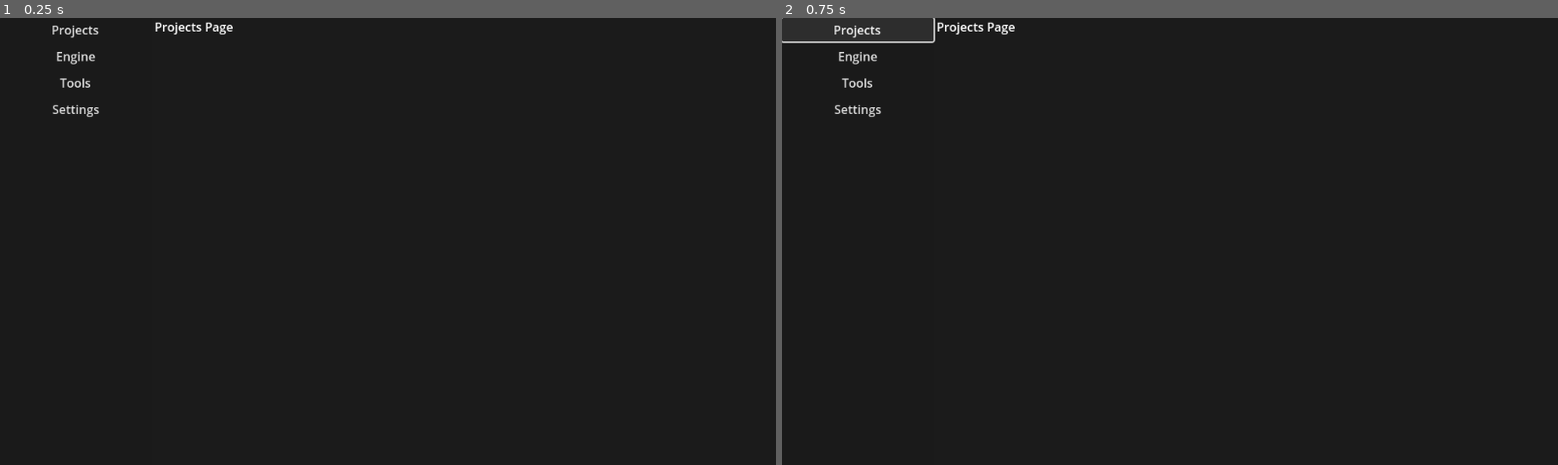
Above: before the commit, frames 1-2 (left to right).
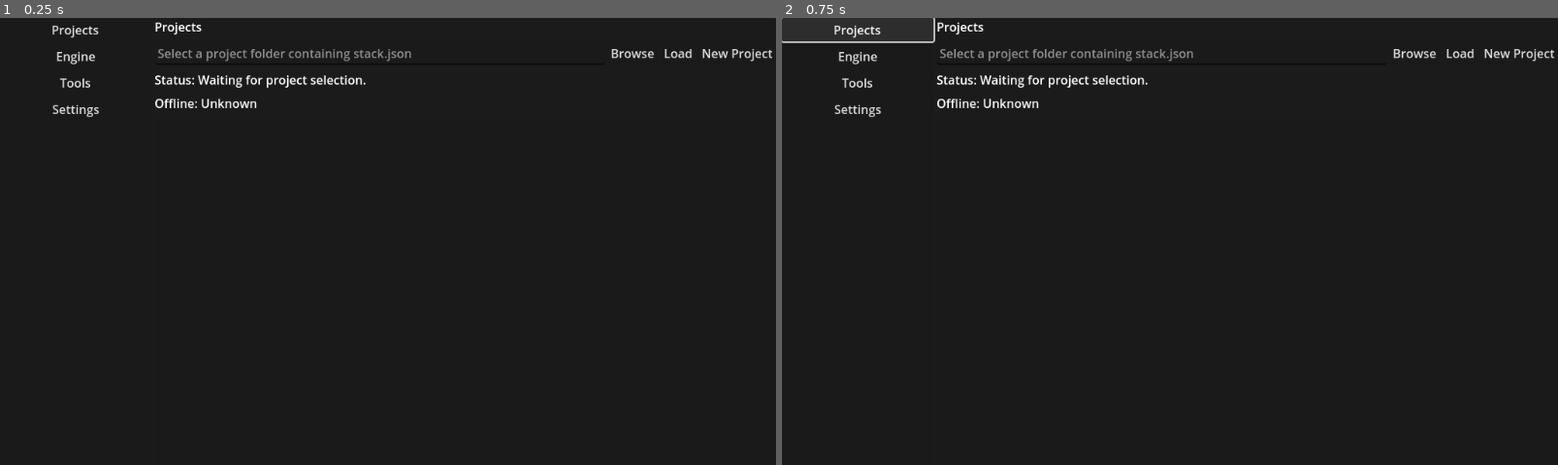
Above: after the commit, the same moments.

Repository: OpenGameStack-Org/ogs-launcher
Game: Godot game, scene res://main.tscn
Two runs of this game, one before a commit and one after it. Both use one fixed random seed, a clock stepped at 60 frames per second and the inputs below.
Inputs:
- Up to frame 1 (0.25 s): no input
- Up to frame 2 (0.75 s): click "Projects" at 0.5 s

The runs differ from the first frame. In frame 1, 1.1% of the frame differs, in the area x 19-100%, y 0-21%; in frame 2, 1.1%.

Commit message:
Added sample project.  Added ability to load sample project.

Diff:
--- a/main.gd
+++ b/main.gd
@@ -1,4 +1,5 @@
 extends Control
+
 
 # -- PRELOAD REFERENCES --
 # These allow us to talk to the nodes we created in the editor
@@ -12,12 +13,36 @@
 @onready var btn_tools = $AppLayout/Sidebar/VBoxContainer/BtnTools
 @onready var btn_settings = $AppLayout/Sidebar/VBoxContainer/BtnSettings
 
+@onready var project_path_line_edit = $AppLayout/Content/PageProjects/ProjectsControls/ProjectPathLineEdit
+@onready var btn_browse_project = $AppLayout/Content/PageProjects/ProjectsControls/BrowseButton
+@onready var btn_load_project = $AppLayout/Content/PageProjects/ProjectsControls/LoadButton
+@onready var btn_new_project = $AppLayout/Content/PageProjects/ProjectsControls/NewButton
+@onready var lbl_project_status = $AppLayout/Content/PageProjects/ProjectsStatusLabel
+@onready var lbl_offline_status = $AppLayout/Content/PageProjects/OfflineStatusLabel
+@onready var tools_list = $AppLayout/Content/PageProjects/ToolsList
+@onready var project_dir_dialog = $ProjectDirDialog
+
+var projects_controller: ProjectsController
+
 func _ready():
 	# Connect the button signals to our function
 	btn_projects.pressed.connect(_on_tab_pressed.bind(page_projects))
 	btn_engine.pressed.connect(_on_tab_pressed.bind(page_engine))
 	btn_tools.pressed.connect(_on_tab_pressed.bind(page_tools))
 	btn_settings.pressed.connect(_on_tab_pressed.bind(page_settings))
+
+	# Projects page controller
+	projects_controller = ProjectsController.new()
+	projects_controller.setup(
+		project_path_line_edit,
+		btn_browse_project,
+		btn_load_project,
+		btn_new_project,
+		lbl_project_status,
+		lbl_offline_status,
+		tools_list,
+		project_dir_dialog
+	)
 
 	# Start on the Projects page
 	_on_tab_pressed(page_projects)
--- a/main.tscn
+++ b/main.tscn
@@ -57,10 +57,43 @@
 
 [node name="PageProjects" type="VBoxContainer" parent="AppLayout/Content"]
 layout_mode = 2
+theme_override_constants/separation = 8
 
-[node name="Label" type="Label" parent="AppLayout/Content/PageProjects"]
+[node name="ProjectsTitle" type="Label" parent="AppLayout/Content/PageProjects"]
 layout_mode = 2
-text = "Projects Page"
+text = "Projects"
+
+[node name="ProjectsControls" type="HBoxContainer" parent="AppLayout/Content/PageProjects"]
+layout_mode = 2
+
+[node name="ProjectPathLineEdit" type="LineEdit" parent="AppLayout/Content/PageProjects/ProjectsControls"]
+layout_mode = 2
+size_flags_horizontal = 3
+placeholder_text = "Select a project folder containing stack.json"
+
+[node name="BrowseButton" type="Button" parent="AppLayout/Content/PageProjects/ProjectsControls"]
+layout_mode = 2
+text = "Browse"
+
+[node name="LoadButton" type="Button" parent="AppLayout/Content/PageProjects/ProjectsControls"]
+layout_mode = 2
+text = "Load"
+
+[node name="NewButton" type="Button" parent="AppLayout/Content/PageProjects/ProjectsControls"]
+layout_mode = 2
+text = "New Project"
+
+[node name="ProjectsStatusLabel" type="Label" parent="AppLayout/Content/PageProjects"]
+layout_mode = 2
+text = "Status: Waiting for project selection."
+
+[node name="OfflineStatusLabel" type="Label" parent="AppLayout/Content/PageProjects"]
+layout_mode = 2
+text = "Offline: Unknown"
+
+[node name="ToolsList" type="ItemList" parent="AppLayout/Content/PageProjects"]
+layout_mode = 2
+size_flags_vertical = 3
 
 [node name="PageEngine" type="VBoxContainer" parent="AppLayout/Content"]
 layout_mode = 2
@@ -82,3 +115,9 @@
 [node name="Label" type="Label" parent="AppLayout/Content/PageSettings"]
 layout_mode = 2
 text = "Settings"
+
+[node name="ProjectDirDialog" type="FileDialog" parent="."]
+title = "Open a Directory"
+ok_button_text = "Select Current Folder"
+file_mode = 2
+access = 2
--- /dev/null
+++ b/samples/sample_project/game/project.godot
@@ -0,0 +1,4 @@
+; Minimal placeholder project file for launcher testing.
+; Not intended to be opened in Godot as-is.
+
+config_version=5
--- /dev/null
+++ b/samples/sample_project/ogs_config.json
@@ -0,0 +1,5 @@
+{
+  "schema_version": 1,
+  "offline_mode": false,
+  "force_offline": false
+}
--- /dev/null
+++ b/samples/sample_project/stack.json
@@ -0,0 +1,16 @@
+{
+  "schema_version": 1,
+  "stack_name": "Sample OGS Project",
+  "tools": [
+    {
+      "id": "godot",
+      "version": "4.3",
+      "path": "tools/godot/Godot_v4.3-stable_win64.exe"
+    },
+    {
+      "id": "blender",
+      "version": "4.2",
+      "path": "tools/blender/blender.exe"
+    }
+  ]
+}
--- a/scripts/config/ogs_config.gd
+++ b/scripts/config/ogs_config.gd
@@ -95,10 +95,17 @@
 	var found_errors: Array[String] = []
 
 	if data.has("schema_version"):
-		if typeof(data["schema_version"]) != TYPE_INT:
+		var schema_value = data["schema_version"]
+		if typeof(schema_value) == TYPE_INT:
+			if int(schema_value) != CURRENT_SCHEMA_VERSION:
+				found_errors.append("schema_version_unsupported")
+		elif typeof(schema_value) == TYPE_FLOAT:
+			if int(schema_value) != schema_value:
+				found_errors.append("schema_version_not_int")
+			elif int(schema_value) != CURRENT_SCHEMA_VERSION:
+				found_errors.append("schema_version_unsupported")
+		else:
 			found_errors.append("schema_version_not_int")
-		elif int(data["schema_version"]) != CURRENT_SCHEMA_VERSION:
-			found_errors.append("schema_version_unsupported")
 
 	if data.has("offline_mode"):
 		if typeof(data["offline_mode"]) != TYPE_BOOL:
@@ -115,7 +122,7 @@
 	Parameters:
 	  file_path (String): Path to ogs_config.json"""
 	errors.clear()
-	if not ResourceLoader.exists(file_path):
+	if not FileAccess.file_exists(file_path):
 		# File missing is not an error—use defaults
 		return
 
--- a/scripts/manifest/stack_manifest.gd
+++ b/scripts/manifest/stack_manifest.gd
@@ -106,10 +106,18 @@
 	var found_errors: Array[String] = []
 	if not data.has("schema_version"):
 		found_errors.append("schema_version_missing")
-	elif typeof(data["schema_version"]) != TYPE_INT:
-		found_errors.append("schema_version_not_int")
-	elif int(data["schema_version"]) != CURRENT_SCHEMA_VERSION:
-		found_errors.append("schema_version_unsupported")
+	else:
+		var schema_value = data["schema_version"]
+		if typeof(schema_value) == TYPE_INT:
+			if int(schema_value) != CURRENT_SCHEMA_VERSION:
+				found_errors.append("schema_version_unsupported")
+		elif typeof(schema_value) == TYPE_FLOAT:
+			if int(schema_value) != schema_value:
+				found_errors.append("schema_version_not_int")
+			elif int(schema_value) != CURRENT_SCHEMA_VERSION:
+				found_errors.append("schema_version_unsupported")
+		else:
+			found_errors.append("schema_version_not_int")
 
 	if not data.has("stack_name"):
 		found_errors.append("stack_name_missing")
--- /dev/null
+++ b/scripts/projects/projects_controller.gd
@@ -0,0 +1,124 @@
+extends RefCounted
+class_name ProjectsController
+
+
+var project_path_line_edit: LineEdit
+var btn_browse_project: Button
+var btn_load_project: Button
+var btn_new_project: Button
+var lbl_project_status: Label
+var lbl_offline_status: Label
+var tools_list: ItemList
+var project_dir_dialog: FileDialog
+
+var current_project_dir := ""
+
+func setup(
+	path_line_edit: LineEdit,
+	browse_button: Button,
+	load_button: Button,
+	new_button: Button,
+	status_label: Label,
+	offline_label: Label,
+	tools_list_control: ItemList,
+	dir_dialog: FileDialog
+) -> void:
+	"""Wires the Projects page controls to project loading behaviors."""
+	project_path_line_edit = path_line_edit
+	btn_browse_project = browse_button
+	btn_load_project = load_button
+	btn_new_project = new_button
+	lbl_project_status = status_label
+	lbl_offline_status = offline_label
+	tools_list = tools_list_control
+	project_dir_dialog = dir_dialog
+
+	btn_browse_project.pressed.connect(_on_browse_project_pressed)
+	btn_load_project.pressed.connect(_on_load_project_pressed)
+	btn_new_project.pressed.connect(_on_new_project_pressed)
+	project_path_line_edit.text_submitted.connect(_on_project_path_submitted)
+	project_dir_dialog.dir_selected.connect(_on_project_dir_selected)
+
+func _on_browse_project_pressed() -> void:
+	"""Opens the folder picker for selecting a project root."""
+	project_dir_dialog.popup_centered_ratio(0.65)
+
+func _on_new_project_pressed() -> void:
+	"""Provides a placeholder response until the new project wizard is implemented."""
+	_update_status("Status: New Project wizard coming soon.")
+
+func _on_project_dir_selected(dir_path: String) -> void:
+	"""Updates the project path field after a directory is selected."""
+	project_path_line_edit.text = dir_path
+	current_project_dir = dir_path
+	_update_status("Status: Project folder selected. Click Load to inspect.")
+
+func _on_project_path_submitted(path_text: String) -> void:
+	"""Loads the project when the user submits a path in the text field."""
+	current_project_dir = path_text.strip_edges()
+	_load_project_from_path(current_project_dir)
+
+func _on_load_project_pressed() -> void:
+	"""Loads the project using the current path input."""
+	current_project_dir = project_path_line_edit.text.strip_edges()
+	_load_project_from_path(current_project_dir)
+
+func _load_project_from_path(project_dir: String) -> void:
+	"""Loads and validates stack.json and ogs_config.json from a project folder."""
+	if project_dir.is_empty():
+		_update_status("Status: Please select a project folder.")
+		return
+
+	var stack_path = project_dir.path_join("stack.json")
+	var config_path = project_dir.path_join("ogs_config.json")
+
+	if not FileAccess.file_exists(stack_path):
+		_update_status("Status: stack.json not found in the selected folder.")
+		_update_offline_status(null)
+		tools_list.clear()
+		return
+
+	var manifest = StackManifest.load_from_file(stack_path)
+	if not manifest.is_valid():
+		_update_status("Status: stack.json is invalid. Errors: %s" % ", ".join(manifest.errors))
+		_update_offline_status(null)
+		tools_list.clear()
+		return
+
+	_update_status("Status: Manifest loaded for '%s'." % manifest.stack_name)
+	_populate_tools_list(manifest.tools)
+
+	var config = _load_config_if_present(config_path)
+	_update_offline_status(config)
+
+func _load_config_if_present(config_path: String) -> OgsConfig:
+	"""Loads ogs_config.json if present; returns a default config otherwise."""
+	if not FileAccess.file_exists(config_path):
+		return OgsConfig.new()
+	return OgsConfig.load_from_file(config_path)
+
+func _populate_tools_list(tools: Array) -> void:
+	"""Populates the tools list UI from the manifest tool entries."""
+	tools_list.clear()
+	for tool_entry in tools:
+		var tool_id = String(tool_entry.get("id", "unknown"))
+		var tool_version = String(tool_entry.get("version", "?"))
+		var tool_path = String(tool_entry.get("path", ""))
+		var label = "%s v%s - %s" % [tool_id, tool_version, tool_path]
+		tools_list.add_item(label)
+
+func _update_status(message: String) -> void:
+	"""Updates the projects status label."""
+	lbl_project_status.text = message
+
+func _update_offline_status(config: OgsConfig) -> void:
+	"""Updates the offline status label based on config state."""
+	if config == null:
+		lbl_offline_status.text = "Offline: Unknown"
+		return
+	if config.force_offline:
+		lbl_offline_status.text = "Offline: Forced (force_offline=true)"
+	elif config.offline_mode:
+		lbl_offline_status.text = "Offline: Enabled (offline_mode=true)"
+	else:
+		lbl_offline_status.text = "Offline: Disabled"
Not shown, added: samples/README.txt
Not shown, added: samples/sample_project/README.txt
Not shown, added: samples/sample_project/game/README.txt
